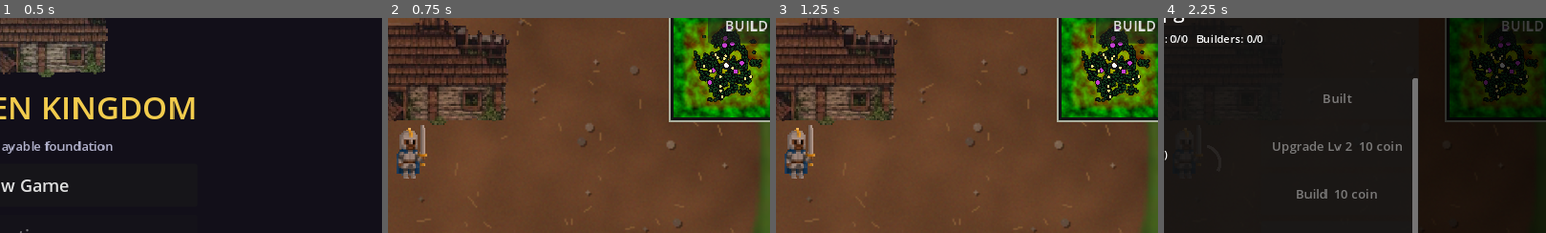
Above: before the commit, frames 1-4 (left to right).
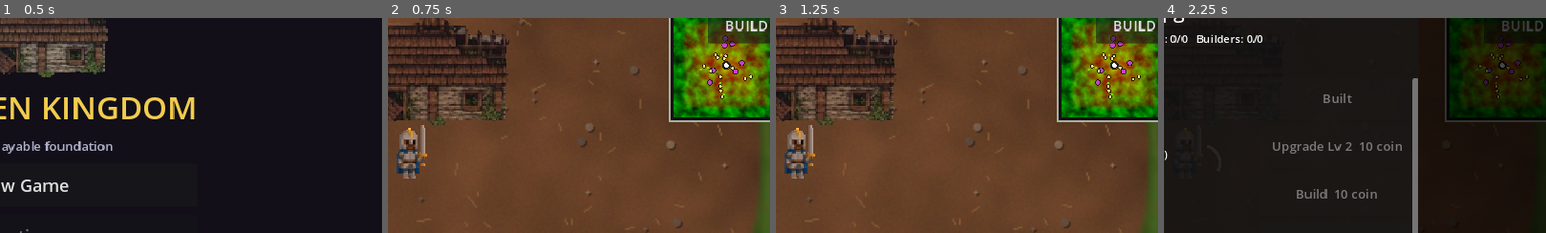
Above: after the commit, the same moments.

Repository: afie-boop/The-Fallen-Kingdom
Game: Godot game, scene res://scenes/main_menu.tscn
Two runs of this game, one before a commit and one after it. Both use one fixed random seed, a clock stepped at 60 frames per second and the inputs below.
Inputs:
- Up to frame 1 (0.5 s): no input
- Up to frame 2 (0.75 s): click "New Game" at 0.5 s
- Up to frame 3 (1.25 s): no input
- Up to frame 4 (2.25 s): click "BUILD" at 1.25 s; click "Build 6 coin" at 2 s
The pictures show only the part of the screen within x 47-97%, y 16-66%; the shares and areas given below are measured in that part.

Frame 1 is identical in both runs. In frame 2, 2.8% of the frame differs, in the area x 80-98%, y 3-40%; in frame 3, 2.8%; in frame 4, 2.3%.

Commit message:
Remove tree markers from minimap

Diff:
--- a/extracted/The-Fallen-Kingdom/scripts/minimap.gd
+++ b/extracted/The-Fallen-Kingdom/scripts/minimap.gd
@@ -32,7 +32,6 @@
     var pad := Rect2(Vector2(5, 5), size - Vector2(10, 10))
     draw_texture_rect(island.texture, pad, false, Color(0.75, 0.88, 0.76))
     if entities != null and is_instance_valid(entities):
-        _draw_group("trees", Color(0.08, 0.25, 0.11), 1.4, pad)
         _draw_group("zombie_caves", Color(0.78, 0.25, 0.82), 2.8, pad)
         _draw_group("wildlife", Color(0.96, 0.88, 0.53), 1.7, pad)
     if castle != null and is_instance_valid(castle):
